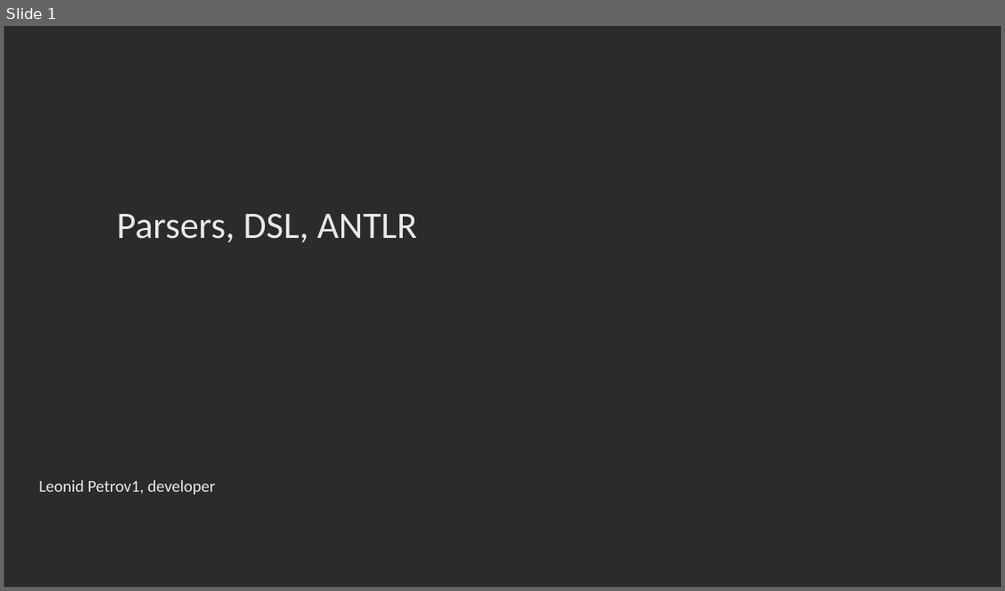
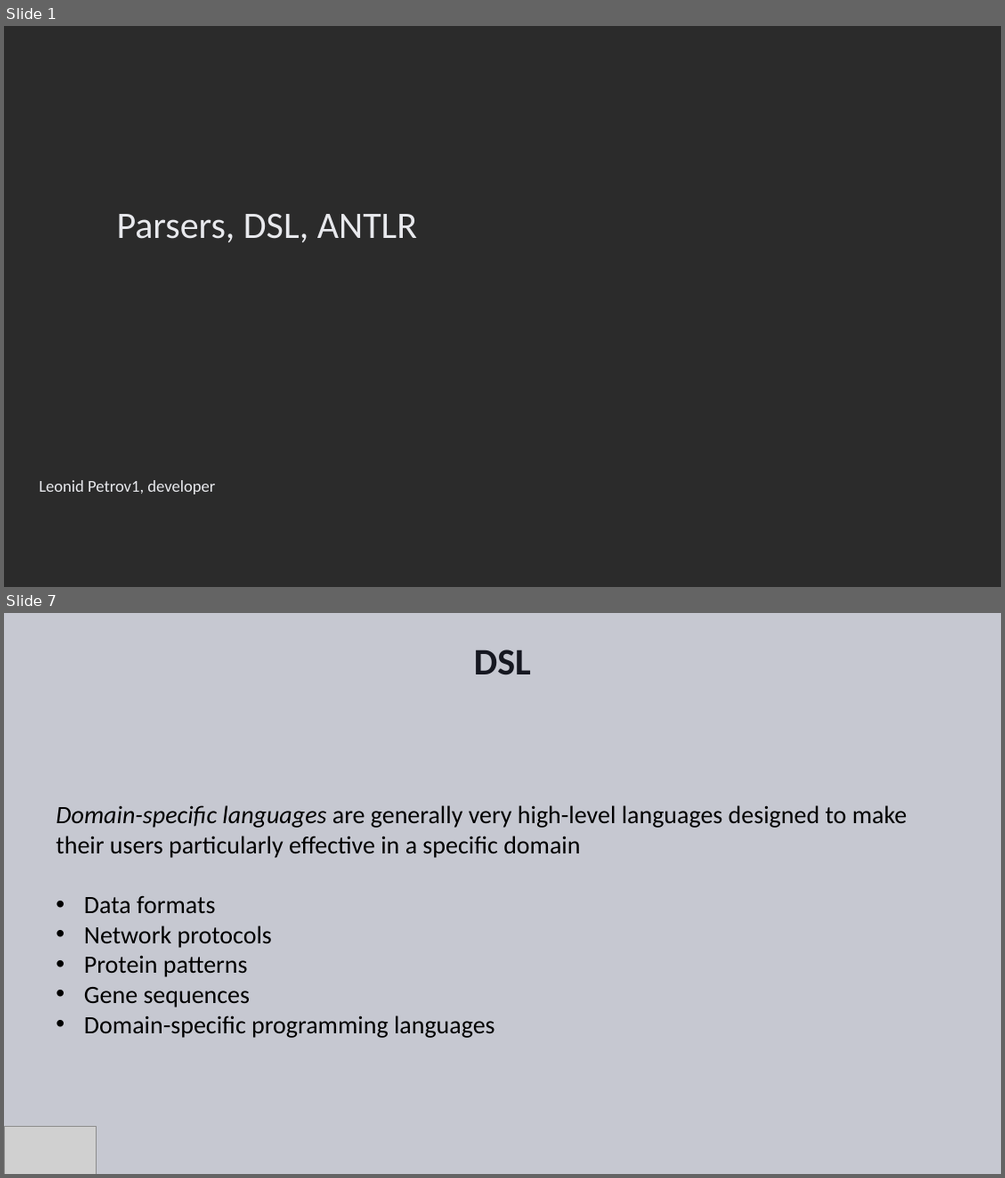
Before and after one commit to Ungerfall/ungerfall.github.io, a slide deck: presentation/antlr/antlr.pptx. Shown one above the other, each under a label of ours: slide 1 before the commit, slides 1 and 7 after it; the slides between them are not shown. The pictures are 1005x591 and 1005x1178 pixels, drawn with LibreOffice and Linux fonts; fonts in the diff are those of the drawing; grey boxes stand for pictures; background and template pictures are left out; a plain dark background stands for a picture behind light text. Boxes give left, top, right and bottom in pixels: in the first picture for what was removed or moved away, otherwise in the second. Text is boxed around its words. In the diff, an @@ line names an element or a change of style, - is before the commit and + after.

```diff
--- a/presentation/antlr/antlr.pptx
+++ b/presentation/antlr/antlr.pptx
@@ slide 7 added at bbox=[4, 613, 1001, 1174], background #C6C8D1 @@
@@ title added at bbox=[474, 649, 531, 675], 36 pt, text #161821, bold @@
+DSL
@@ text added at bbox=[56, 805, 907, 1038], 24 pt, text #000000 @@
+Domain-specific languages are generally very high-level languages designed to make their users particularly effective in a specific domain
+• Data formats
+• Network protocols
+• Protein patterns
+• Gene sequences
+• Domain-specific programming languages
@@ picture added at bbox=[4, 1126, 97, 1174] @@
```
Also in this commit, not shown: 3 slides changed, 13 other slides added, 6 slides removed.
